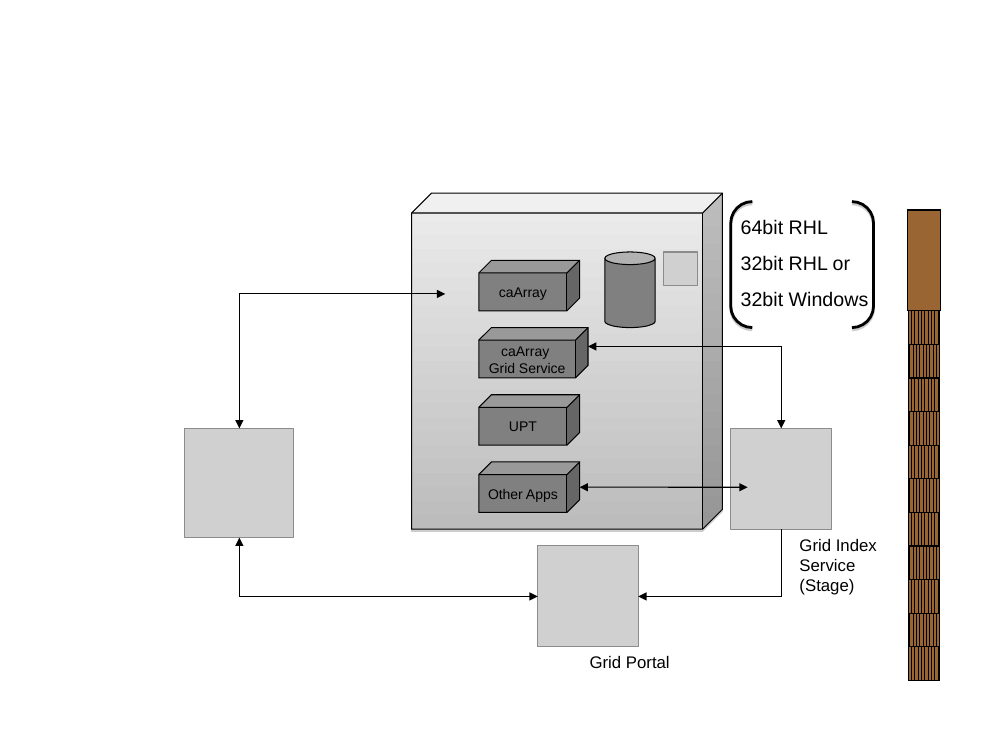
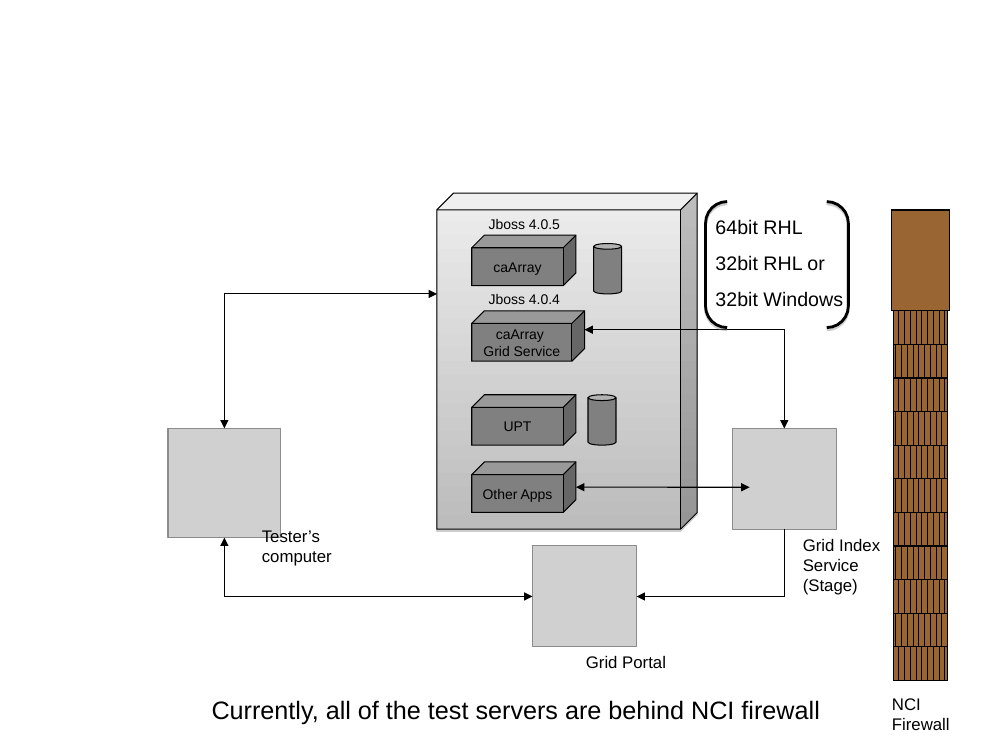
Before and after one commit to NCIP/caarray-docs, a slide deck: slide 2 of project_management/open_meetings/CDL Meeting 2009.09.25.ppt. Drawn at 1008x756 pixels with LibreOffice and Linux fonts; fonts in the diff are those of the drawing; grey boxes stand for pictures; background and template pictures are left out. Boxes give left, top, right and bottom in pixels: in the first picture for what was removed or moved away, otherwise in the second. Text is boxed around its words. In the diff, an @@ line names an element or a change of style, - is before the commit and + after.

```diff
--- a/project_management/open_meetings/CDL Meeting 2009.09.25.ppt
+++ b/project_management/open_meetings/CDL Meeting 2009.09.25.ppt
@@ cube: place and size @@
-cube at [411, 194, 722, 529]
+cube at [436, 194, 697, 529]
@@ bracket pair: place and size @@
-bracket pair at [731, 202, 874, 328]
+bracket pair at [706, 202, 849, 328]
@@ cube "caArray": place and size @@
-cube "caArray" at [479, 260, 580, 310]
+cube "caArray" at [472, 235, 576, 285]
@@ text added at [489, 219, 560, 229], 10 pt, text #000000 @@
+Jboss 4.0.5
@@ text "64bit RHL": place and size @@
-text "64bit RHL" at [741, 219, 869, 307]
+text "64bit RHL" at [715, 219, 843, 307]
@@ freeform shape: place and size @@
-freeform shape at [907, 210, 940, 680]
+freeform shape at [892, 210, 950, 680]
@@ cylinder: place and size @@
-cylinder at [605, 252, 655, 328]
+cylinder at [594, 244, 622, 294]
@@ cylinder at [594, 244, 622, 294]: proportions changed @@
@@ picture removed at [663, 252, 697, 285] @@
@@ elbow double arrow moved from (240, 428) - (446, 294) to (225, 428) - (437, 294) @@
@@ text added at [489, 294, 560, 304], 10 pt, text #000000 @@
+Jboss 4.0.4
@@ cube "caArray": place and size @@
-cube "caArray" at [479, 328, 588, 378]
+cube "caArray" at [472, 310, 585, 361]
@@ elbow double arrow moved from (588, 347) - (781, 428) to (585, 330) - (784, 428) @@
@@ 2 cubes, 1 picture: place and size @@
-2 cubes, 1 picture at [479, 395, 638, 647]
+2 cubes, 1 picture at [472, 395, 636, 647]
@@ cylinder added at [588, 395, 616, 446], fill #808080, outline #000000 0.74 pt @@
@@ picture: place and size @@
-picture at [184, 428, 293, 537]
+picture at [168, 428, 281, 537]
@@ picture: place and size @@
-picture at [731, 428, 832, 529]
+picture at [732, 428, 836, 529]
@@ double arrow moved from (580, 487) - (748, 487) to (576, 487) - (750, 487) @@
@@ elbow double arrow moved from (240, 537) - (537, 597) to (225, 537) - (532, 597) @@
@@ text added at [262, 529, 332, 566], 12 pt, text #000000 @@
+Tester’s computer
@@ elbow arrow moved from (781, 529) - (638, 597) to (784, 529) - (637, 597) @@
@@ text "Grid Index Service (Stage)": place and size @@
-text "Grid Index Service (Stage)" at [799, 539, 877, 595]
+text "Grid Index Service (Stage)" at [803, 539, 880, 595]
@@ text "Grid Portal": place and size @@
-text "Grid Portal" at [590, 656, 670, 668]
+text "Grid Portal" at [586, 656, 666, 668]
@@ text added at [212, 700, 819, 724], 18 pt, text #000000 @@
+Currently, all of the test servers are behind NCI firewall
@@ text added at [892, 698, 950, 730], 12 pt, text #000000 @@
+NCI Firewall
```
Also in this commit, not shown: 2 other slides changed.
